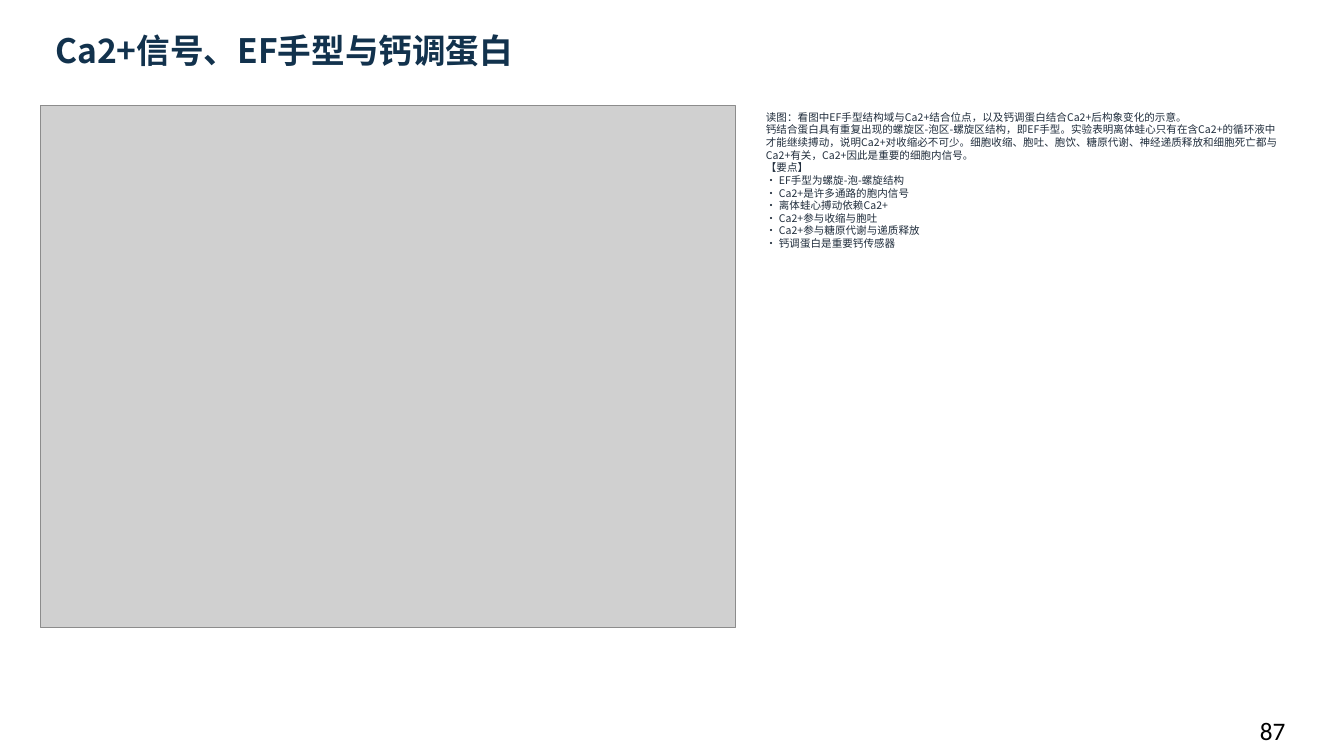
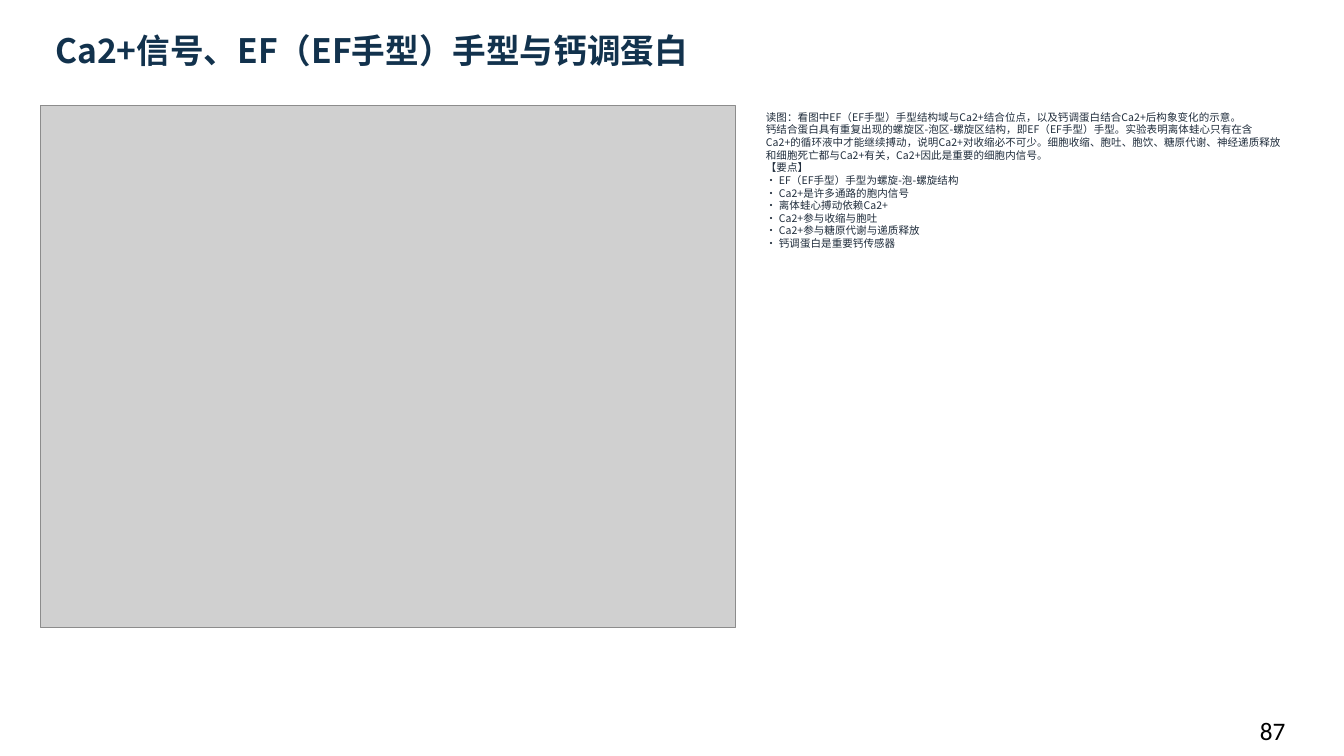
Before and after one commit to newkan-li/Biochemistry, a slide deck: slide 87 of downloads/bc14-ai-style.pptx. Drawn at 1344x756 pixels with LibreOffice and Linux fonts; fonts in the diff are those of the drawing; grey boxes stand for pictures. Boxes give left, top, right and bottom in pixels: in the first picture for what was removed or moved away, otherwise in the second. Text is boxed around its words. In the diff, an @@ line names an element or a change of style, - is before the commit and + after.

```diff
--- a/downloads/bc14-ai-style.pptx
+++ b/downloads/bc14-ai-style.pptx
@@ text at bbox=[55, 34, 688, 67]: text changed @@
-Ca2+信号、EF手型与钙调蛋白
+Ca2+信号、EF（EF手型）手型与钙调蛋白
@@ text at bbox=[766, 112, 1281, 248]: text changed @@
-读图：看图中EF手型结构域与Ca2+结合位点，以及钙调蛋白结合Ca2+后构象变化的示意。
-钙结合蛋白具有重复出现的螺旋区-泡区-螺旋区结构，即EF手型。实验表明离体蛙心只有在含Ca2+的循环液中才能继续搏动，说明Ca2+对收缩必不可少。细胞收缩、胞吐、胞饮、糖原代谢、神经递质释放和细胞死亡都与Ca2+有关，Ca2+因此是重要的细胞内信号。
-【要点】
-• EF手型为螺旋-泡-螺旋结构
-• Ca2+是许多通路的胞内信号
-• 离体蛙心搏动依赖Ca2+
-• Ca2+参与收缩与胞吐
-• Ca2+参与糖原代谢与递质释放
-• 钙调蛋白是重要钙传感器
+读图：看图中EF（EF手型）手型结构域与Ca2+结合位点，以及钙调蛋白结合Ca2+后构象变化的示意。
+钙结合蛋白具有重复出现的螺旋区-泡区-螺旋区结构，即EF（EF手型）手型。实验表明离体蛙心只有在含Ca2+的循环液中才能继续搏动，说明Ca2+对收缩必不可少。细胞收缩、胞吐、胞饮、糖原代谢、神经递质释放和细胞死亡都与Ca2+有关，Ca2+因此是重要的细胞内信号。
+【要点】
+• EF（EF手型）手型为螺旋-泡-螺旋结构
+• Ca2+是许多通路的胞内信号
+• 离体蛙心搏动依赖Ca2+
+• Ca2+参与收缩与胞吐
+• Ca2+参与糖原代谢与递质释放
+• 钙调蛋白是重要钙传感器
```
Also in this commit, not shown: 22 other slides changed, 5 other files.
